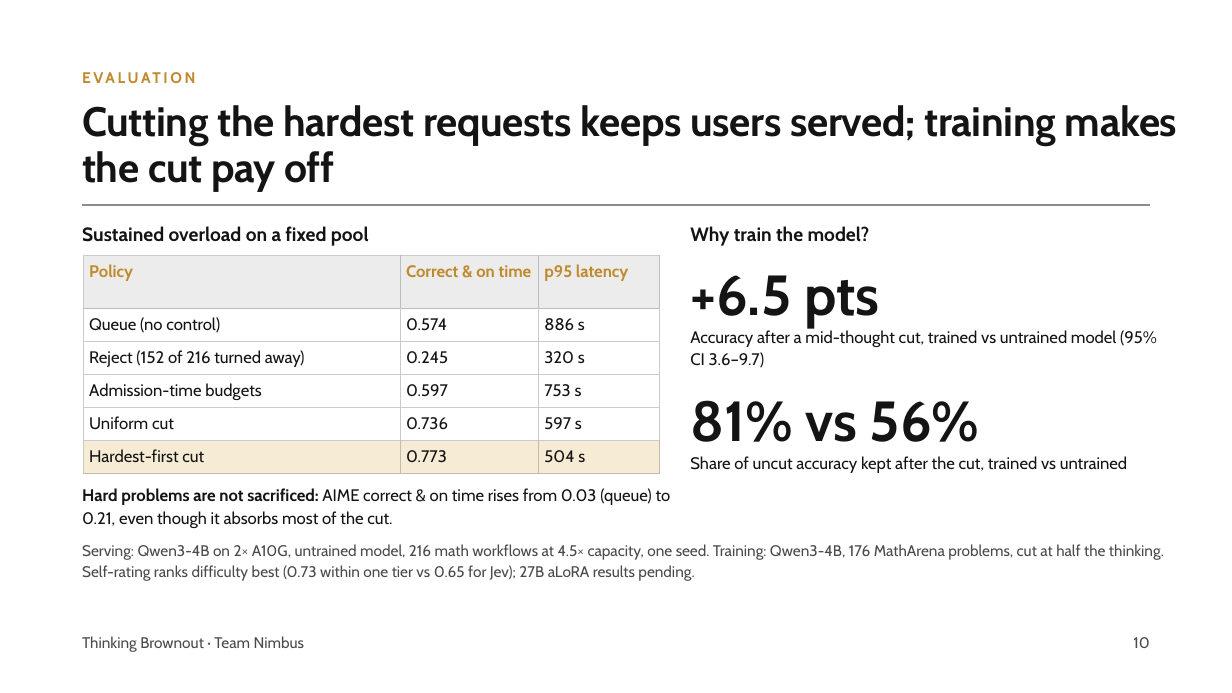
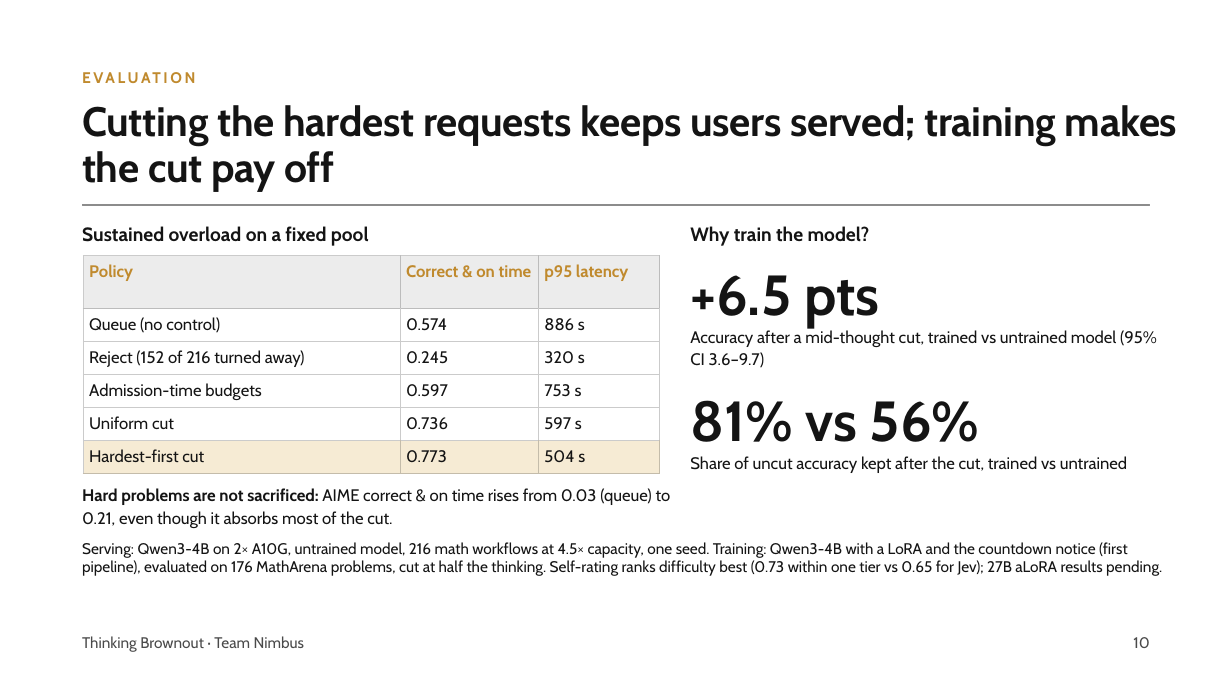
Before and after one commit to pyangyu/team1_nimbus_copy, a slide deck: slide 10 of Symposium Slides.pptx. Drawn at 1232x693 pixels with LibreOffice and Linux fonts; fonts in the diff are those of the drawing; grey boxes stand for pictures; background and template pictures are left out. Boxes give left, top, right and bottom in pixels: in the first picture for what was removed or moved away, otherwise in the second. Text is boxed around its words. In the diff, an @@ line names an element or a change of style, - is before the commit and + after.

```diff
--- a/Symposium Slides.pptx
+++ b/Symposium Slides.pptx
@@ text at (82, 542, 1162, 576): text changed; text colour #4A4A4A to #141414 @@
-Serving: Qwen3-4B on 2× A10G, untrained model, 216 math workflows at 4.5× capacity, one seed. Training: Qwen3-4B, 176 MathArena problems, cut at half the thinking. Self-rating ranks difficulty best (0.73 within one tier vs 0.65 for Jev); 27B aLoRA results pending.
+Serving: Qwen3-4B on 2× A10G, untrained model, 216 math workflows at 4.5× capacity, one seed. Training: Qwen3-4B with a LoRA and the countdown notice (first pipeline), evaluated on 176 MathArena problems, cut at half the thinking. Self-rating ranks difficulty best (0.73 within one tier vs 0.65 for Jev); 27B aLoRA results pending.
```
Also in this commit, not shown: 1 other slide changed.
